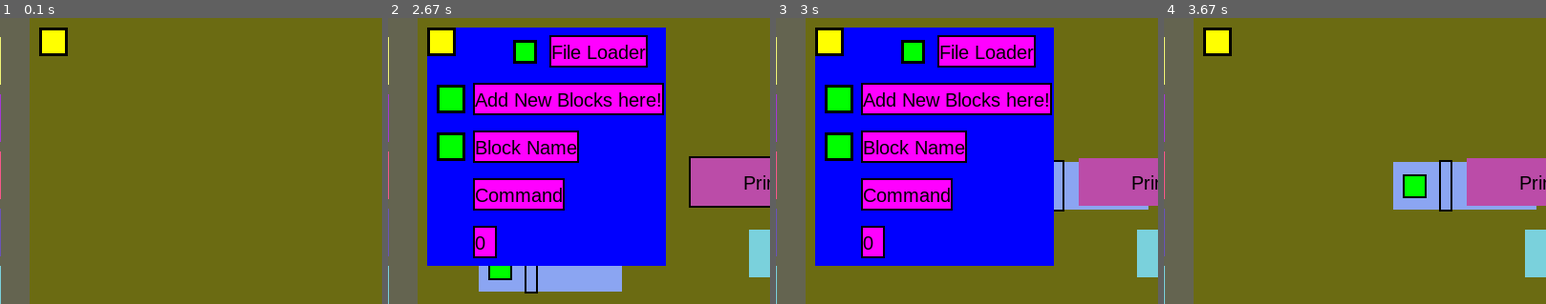
Above: before the commit, frames 1-4 (left to right).
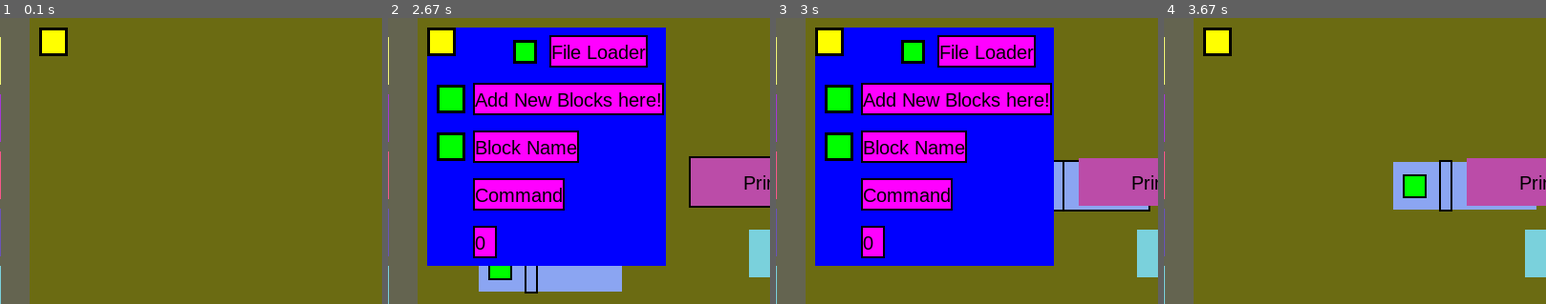
Above: after the commit, the same moments.

Repository: wsadzanie2/PyBlockCode
Game: pygame game, started from main.py
Same seed, same stepped clock (60 frames per second), same inputs: the game is played once before the commit and once after it.
Inputs (mouse positions are % of the whole screen's width and height, from its top left):
- Up to frame 1 (0.1 s): no input
- Up to frame 2 (2.67 s): press the mouse at (13, 40) at 0.37 s; move the mouse to (23, 57) at 0.47 s; release the mouse at (33, 74) at 0.6 s; press the mouse at (28, 4) at 0.7 s; move the mouse to (28, 46) at 0.8 s; release the mouse at (29, 87) at 0.93 s; press the mouse at (12, 8) at 1.03 s; move the mouse to (27, 26) at 1.13 s; release the mouse at (42, 44) at 1.27 s; press the mouse at (12, 48) at 1.37 s; move the mouse to (45, 44) at 1.47 s; release the mouse at (78, 41) at 1.6 s; press the mouse at (46, 6) at 1.7 s; move the mouse to (36, 32) at 1.8 s; release the mouse at (28, 58) at 1.93 s; press the mouse at (12, 78) at 2.03 s; move the mouse to (29, 71) at 2.13 s; release the mouse at (47, 65) at 2.27 s; press the mouse at (12, 78) at 2.37 s; move the mouse to (41, 53) at 2.47 s; release the mouse at (70, 29) at 2.6 s
- Up to frame 3 (3 s): press the mouse at (42, 44) at 2.7 s; move the mouse to (51, 36) at 2.8 s; release the mouse at (60, 29) at 2.93 s
- Up to frame 4 (3.67 s): press the mouse at (12, 97) at 3.03 s; move the mouse to (38, 81) at 3.13 s; release the mouse at (65, 66) at 3.27 s; press the mouse at (28, 4) at 3.37 s; move the mouse to (42, 35) at 3.47 s; release the mouse at (55, 66) at 3.6 s
The pictures show only the part of the screen within x 21-71%, y 0-50%; the shares and areas given below are measured in that part.

Frames 1-2 are identical in both runs. In frame 3, 0.2% of the frame differs, in the area x 75-98%, y 49-68%; in frame 4, nothing differs.

Commit message:
Added a visible selection to run blocks

Diff:
--- a/main.py
+++ b/main.py
@@ -215,7 +215,10 @@
     def is_parent(self, _):
         return self.selected
     def draw(self):
+        global selected
         self.update_values()
+        if selected == self:
+            pygame.draw.rect(screen, (0, 0, 0), rect_border(self.rect, 2))
         pygame.draw.rect(screen, self.color, self.rect)
         pygame.draw.rect(screen, (0, 0, 0), self.button_rect)
         pygame.draw.rect(screen, (0, 255, 0), rect_border(self.button_rect, -2))
